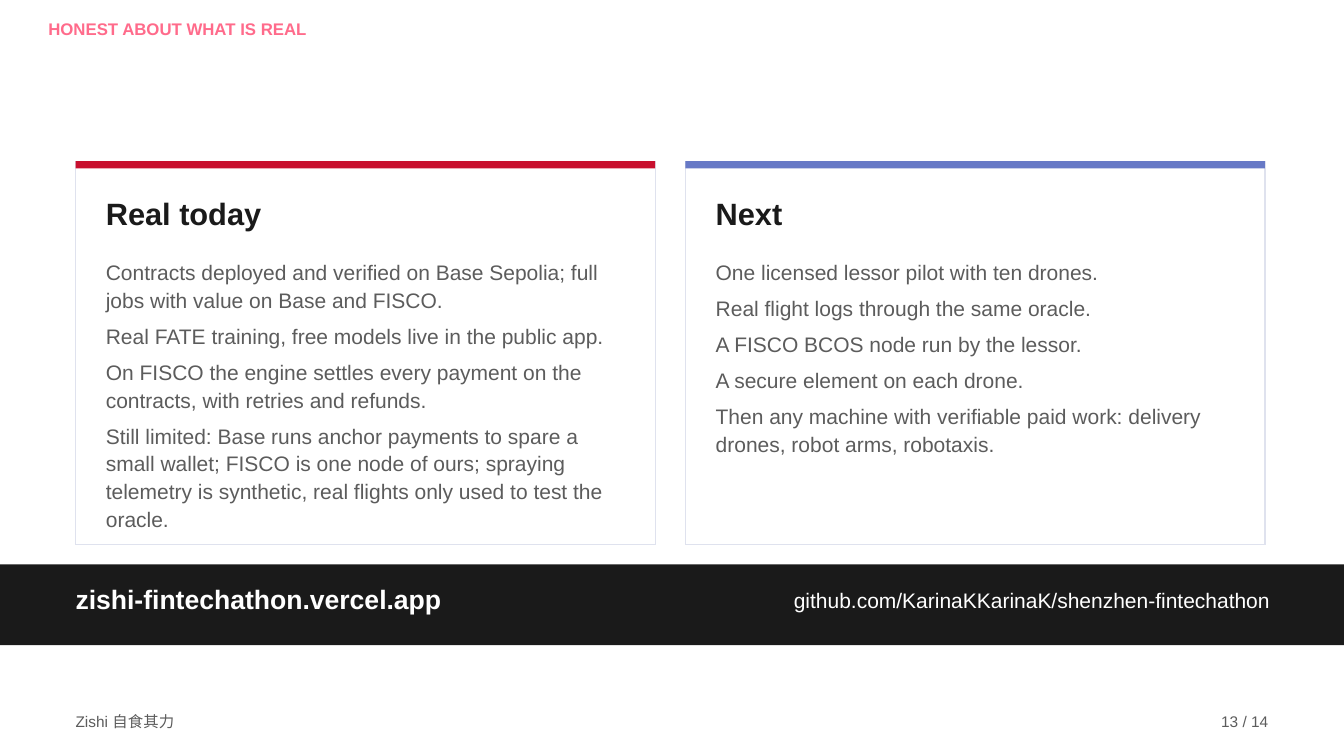
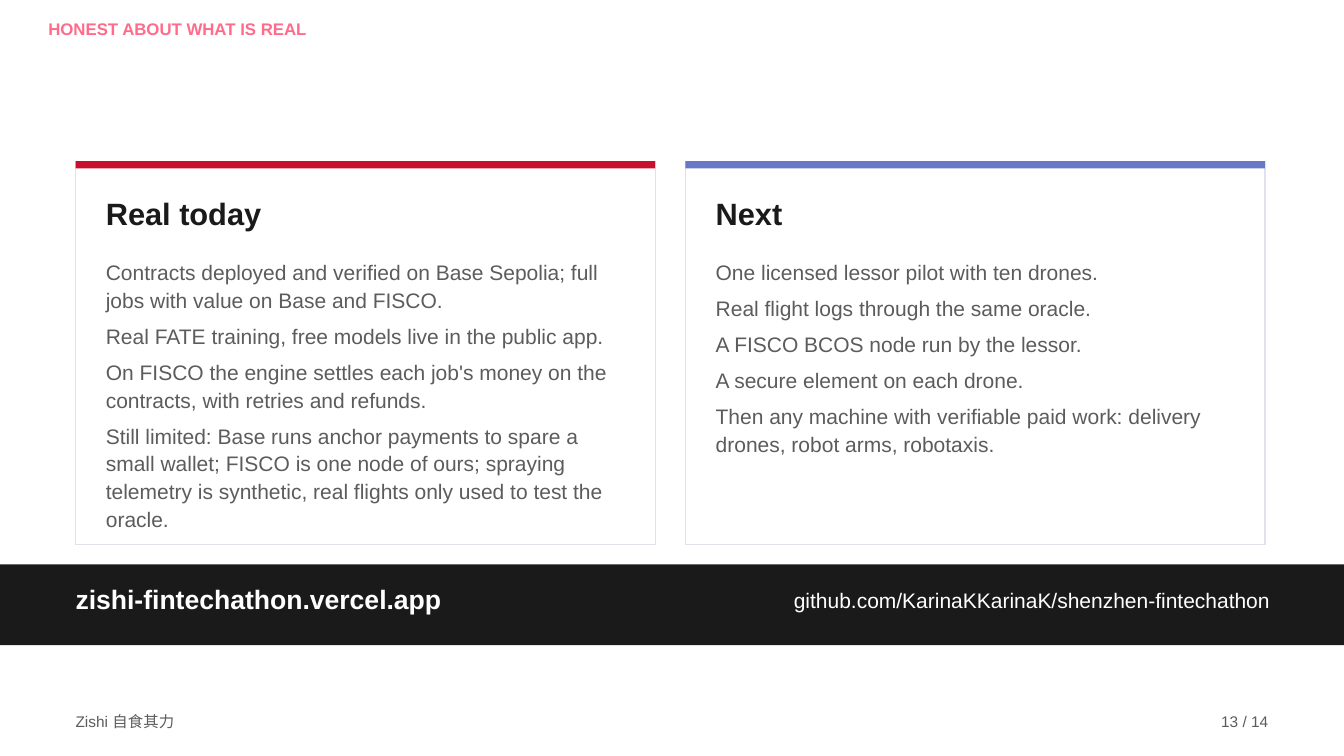
Before and after one commit to KarinaKKarinaK/shenzhen-fintechathon, a slide deck: slide 13 of docs/Zishi_Pitch_Deck.pptx. Drawn at 1344x756 pixels with LibreOffice and Linux fonts; fonts in the diff are those of the drawing; background and template pictures are left out. Boxes give left, top, right and bottom in pixels: in the first picture for what was removed or moved away, otherwise in the second. Text is boxed around its words. In the diff, an @@ line names an element or a change of style, - is before the commit and + after.

Commit message:
Accuracy pass after the jury re-run: 16 contract calls plus 10 funding transfers stated exactly, public FISCO mode, V2 status, millisecond windows, judges guide; technical document gains the dialogue, settlement with recovery, scans and PIPL Article 24; documents regenerated

```diff
--- a/docs/Zishi_Pitch_Deck.pptx
+++ b/docs/Zishi_Pitch_Deck.pptx
@@ text at bbox=[106, 365, 606, 411]: text changed @@
-On FISCO the engine settles every payment on the contracts, with retries and refunds.
+On FISCO the engine settles each job's money on the contracts, with retries and refunds.
```
Also in this commit, not shown: 1 other slide changed, 31 other files.
